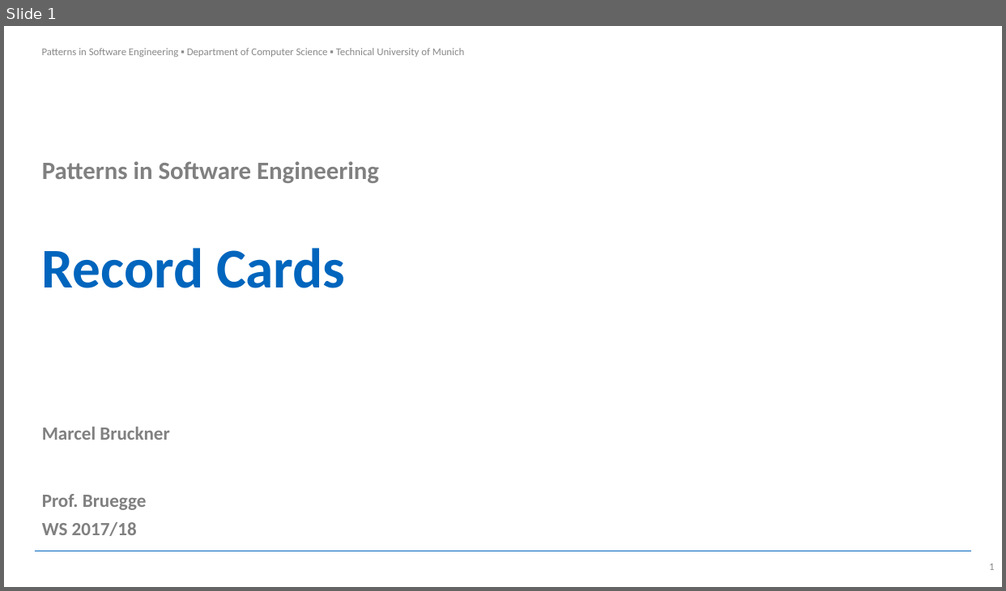
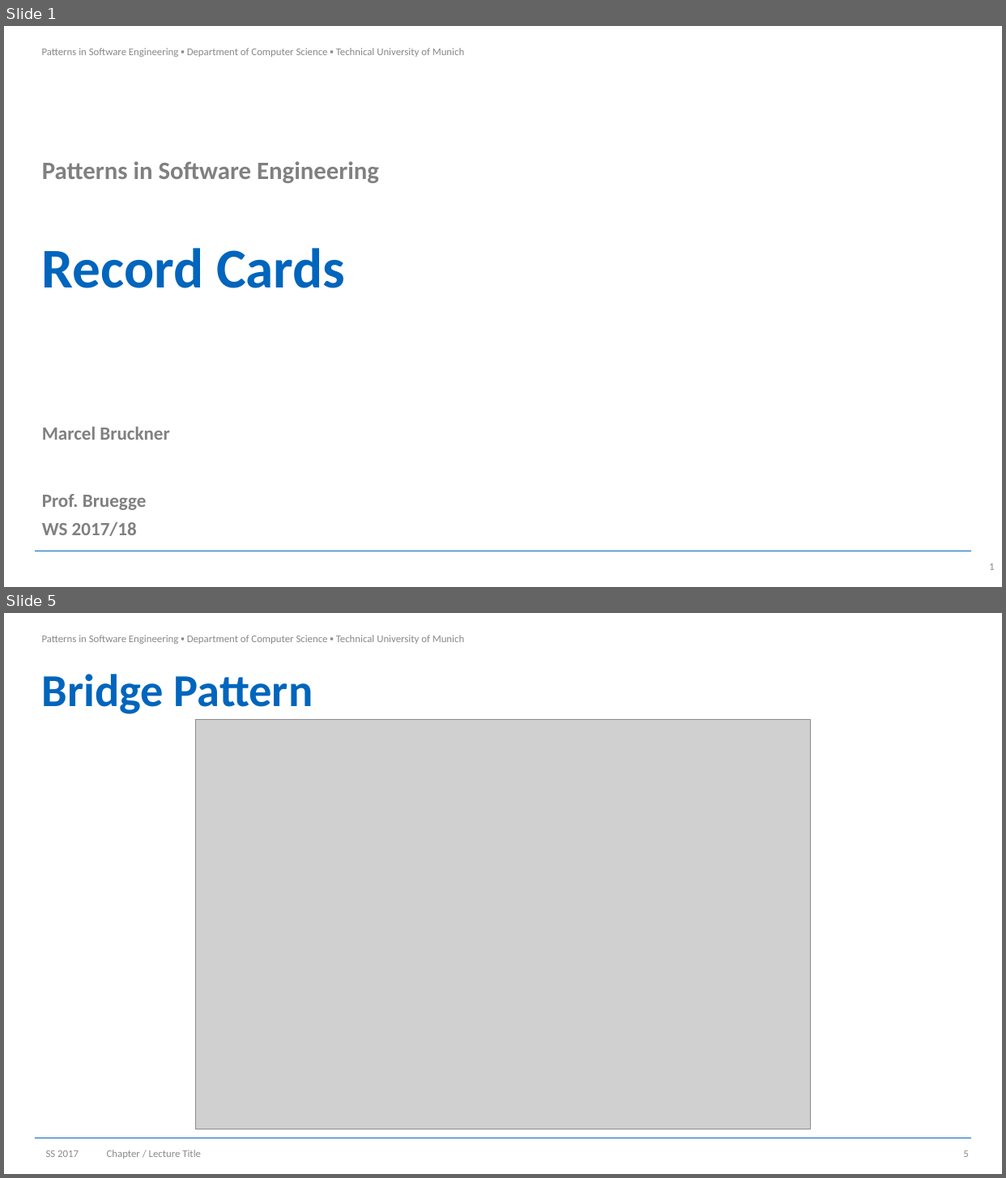
Before and after one commit to Brucknem-TUMProjects/pattern-in-software-engineering-summary, a slide deck: Record_cards/cards.pptx. Shown one above the other, each under a label of ours: slide 1 before the commit, slides 1 and 5 after it; the slides between them are not shown. The pictures are 1006x591 and 1006x1178 pixels, drawn with LibreOffice and Linux fonts; fonts in the diff are those of the drawing; grey boxes stand for pictures; background and template pictures are left out. Boxes give left, top, right and bottom in pixels: in the first picture for what was removed or moved away, otherwise in the second. Text is boxed around its words. In the diff, an @@ line names an element or a change of style, - is before the commit and + after.

Commit message:
All patterns but REST

```diff
--- a/Record_cards/cards.pptx
+++ b/Record_cards/cards.pptx
@@ slide 5 added at (x1=4, y1=613, x2=1002, y2=1174), background #FFFFFF; not listed: 2 template elements that a slide beside it also shows @@
@@ title added at (x1=42, y1=674, x2=313, y2=714), 44 pt, text #0065BD, bold @@
+Bridge Pattern
@@ picture added at (x1=196, y1=719, x2=810, y2=1130) @@
@@ text added at (x1=46, y1=1151, x2=79, y2=1157), 10 pt, text #8C8C8C @@
+SS 2017
@@ text added at (x1=107, y1=1150, x2=201, y2=1159), 10 pt, text #8C8C8C @@
+Chapter / Lecture Title
@@ page number added at (x1=963, y1=1151, x2=968, y2=1157), 10 pt, text #8C8C8C @@
+5
```
Also in this commit, not shown: 1 slide changed, 9 other slides added, 21 other files.
